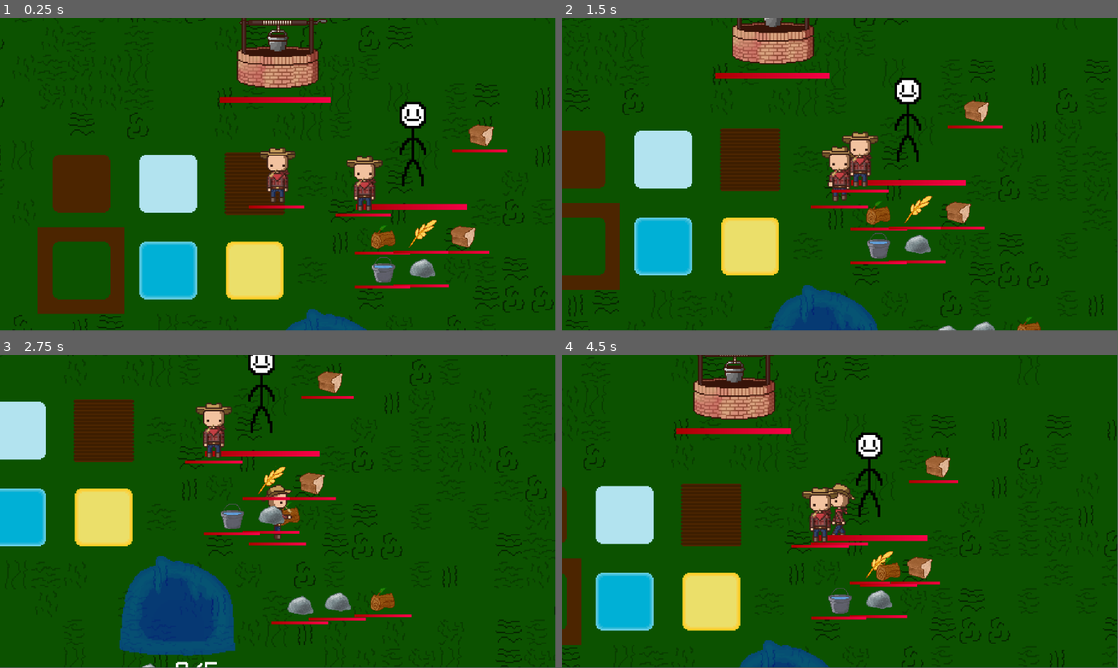
Above: before the commit, frames 1-4 (two rows, left to right).
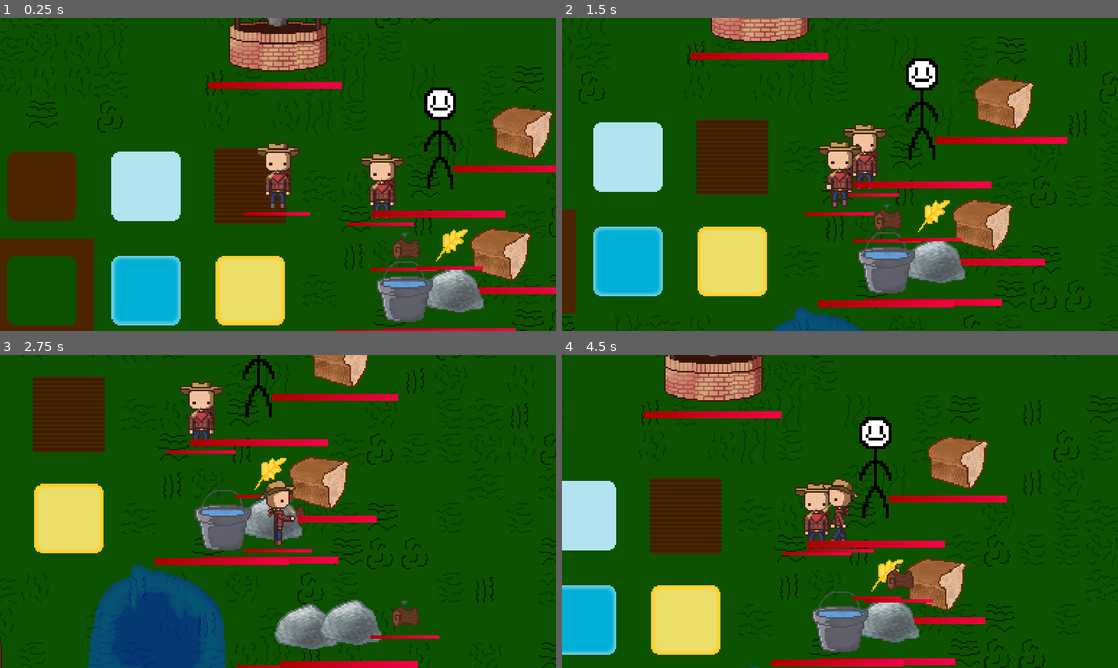
Above: after the commit, the same moments.

Repository: T3rryTim3/mhs-gamedev-02
Game: Godot game, scene res://scenes/Structure/main.tscn
The game is run twice, just before and just after one commit, with the same random seed, the same clock (stepped at 60 frames per second) and the same inputs.
Inputs:
- Up to frame 1 (0.25 s): no input
- Up to frame 2 (1.5 s): tap Enter (ui_accept) at 0.5, 0.77 s; hold D (move_right) 0.53-1.28 s; tap E at 0.6 s; hold S (move_down) from 1.28 s (still down); tap Q at 1.35 s
- Up to frame 3 (2.75 s): tap Enter (ui_accept) at 1.52 s; release S (move_down) at 2.03 s; hold D (move_right) from 2.03 s (still down); tap E at 2.1 s
- Up to frame 4 (4.5 s): release D (move_right) at 2.78 s; hold W (move_up) 2.78-3.53 s; tap Q at 2.85, 4.35 s; tap Enter (ui_accept) at 3.02, 3.77 s; hold A (move_left) from 3.53 s (still down); tap E at 3.6 s
In our replay, the window is 799x449 before the commit and 800x450 after it. These sizes can differ from the game's own. Grey fills any space a smaller window leaves; there, only what the larger window draws over its background counts as a difference.

The runs differ from the first frame. In frame 1, 33% of the frame differs, in the area x 0-100%, y 0-100%; in frame 2, 31%; in frame 3, 28%; in frame 4, 29%.

Commit message:
Item sprite changes

Diff:
--- a/projects/mhsdev-02/project.godot
+++ b/projects/mhsdev-02/project.godot
@@ -20,6 +20,14 @@
 
 StationData="*res://scripts/Singletons/station_data.gd"
 ItemData="*res://scripts/Singletons/item_data.gd"
+
+[display]
+
+window/stretch/mode="canvas_items"
+
+[global_group]
+
+station=""
 
 [input]
 
--- a/projects/mhsdev-02/scenes/Base/blueprint.tscn
+++ b/projects/mhsdev-02/scenes/Base/blueprint.tscn
@@ -18,6 +18,7 @@
 radius = 17.58
 
 [node name="Blueprint" type="Node2D"]
+z_index = -2
 script = ExtResource("1_kkihv")
 
 [node name="Sprite2D" type="Sprite2D" parent="."]
--- a/projects/mhsdev-02/scenes/Base/item.tscn
+++ b/projects/mhsdev-02/scenes/Base/item.tscn
@@ -7,6 +7,7 @@
 size = Vector2(48, 48)
 
 [node name="Item" type="CharacterBody2D" node_paths=PackedStringArray("sprite")]
+z_index = -1
 scale = Vector2(0.5, 0.5)
 collision_layer = 2
 collision_mask = 4
@@ -16,6 +17,7 @@
 health_bar_scale = 2.0
 
 [node name="Sprite2D" type="Sprite2D" parent="."]
+scale = Vector2(2, 2)
 texture = ExtResource("2_5utan")
 
 [node name="CollisionShape2D" type="CollisionShape2D" parent="."]
--- a/projects/mhsdev-02/scenes/Base/player.tscn
+++ b/projects/mhsdev-02/scenes/Base/player.tscn
@@ -290,4 +290,4 @@
 position = Vector2(-51, 1)
 
 [node name="Camera2D" type="Camera2D" parent="."]
-zoom = Vector2(2.5, 2.5)
+zoom = Vector2(3, 3)
--- a/projects/mhsdev-02/scenes/Stations/oven.tscn
+++ b/projects/mhsdev-02/scenes/Stations/oven.tscn
@@ -14,6 +14,7 @@
 [node name="Oven" type="CharacterBody2D" node_paths=PackedStringArray("sprite")]
 motion_mode = 1
 script = ExtResource("1_onh8p")
+station_data = 4
 progress_bar_texture = ExtResource("2_tqr35")
 sprite = NodePath("Sprite2D")
 move_influence = 0.01
--- /dev/null
+++ b/projects/mhsdev-02/scenes/Stations/strength_totem.tscn
@@ -0,0 +1,24 @@
+[gd_scene load_steps=4 format=3 uid="uid://fvsdt81wdmnb"]
+
+[ext_resource type="Script" path="res://scripts/strength_totem.gd" id="1_eby4e"]
+[ext_resource type="Texture2D" uid="uid://u7xq2b86pnte" path="res://images/stations/well.png" id="3_fv7pt"]
+
+[sub_resource type="RectangleShape2D" id="RectangleShape2D_astqw"]
+size = Vector2(66.5, 5)
+
+[node name="StrengthTotem" type="CharacterBody2D" node_paths=PackedStringArray("sprite")]
+motion_mode = 1
+script = ExtResource("1_eby4e")
+station_data = 5
+produce_time = 30.0
+sprite = NodePath("Sprite2D")
+
+[node name="Sprite2D" type="Sprite2D" parent="."]
+texture = ExtResource("3_fv7pt")
+
+[node name="CollisionShape2D" type="CollisionShape2D" parent="."]
+position = Vector2(0.75, 33.5)
+shape = SubResource("RectangleShape2D_astqw")
+
+[node name="DropPos" type="Node2D" parent="."]
+position = Vector2(38, 24)
--- a/projects/mhsdev-02/scenes/Testing/phystest.tscn
+++ b/projects/mhsdev-02/scenes/Testing/phystest.tscn
@@ -1,5 +1,6 @@
-[gd_scene load_steps=16 format=4 uid="uid://c1g832odaaalg"]
-
+[gd_scene load_steps=22 format=4 uid="uid://c1g832odaaalg"]
+
+[ext_resource type="Script" path="res://scripts/level.gd" id="1_mkj7t"]
 [ext_resource type="PackedScene" uid="uid://ch7yldb47xgpv" path="res://scenes/Base/item.tscn" id="1_ql2ok"]
 [ext_resource type="PackedScene" uid="uid://b1eciwiplogl6" path="res://scenes/Base/entity.tscn" id="2_p0ww8"]
 [ext_resource type="PackedScene" uid="uid://pysan0unkcxq" path="res://scenes/Base/collector.tscn" id="3_stxc0"]
@@ -13,6 +14,9 @@
 [ext_resource type="PackedScene" uid="uid://dr8hujnthfhc6" path="res://scenes/Stations/forest.tscn" id="11_kicql"]
 [ext_resource type="Texture2D" uid="uid://bqnqdfgmkb7vc" path="res://images/Tilesets/Tileset v1.png" id="12_lf2jf"]
 [ext_resource type="PackedScene" uid="uid://d0j0sjf62c3tn" path="res://scenes/Base/blueprint.tscn" id="13_n1juf"]
+[ext_resource type="PackedScene" uid="uid://fvsdt81wdmnb" path="res://scenes/Stations/strength_totem.tscn" id="15_0j7fl"]
+[ext_resource type="Texture2D" uid="uid://eakxcbropecy" path="res://images/items/wood.png" id="16_2fpxk"]
+[ext_resource type="Texture2D" uid="uid://cthdvmnjajh0s" path="res://images/Humanoid/Player/Front.png" id="17_h4i0y"]
 
 [sub_resource type="TileSetAtlasSource" id="TileSetAtlasSource_o60uk"]
 texture = ExtResource("12_lf2jf")
@@ -414,12 +418,21 @@
 tile_size = Vector2i(24, 24)
 sources/0 = SubResource("TileSetAtlasSource_o60uk")
 
-[node name="phystest" type="Node2D"]
-
-[node name="Player" parent="." instance=ExtResource("5_e3raw")]
+[sub_resource type="CompressedTexture2D" id="CompressedTexture2D_2v4q8"]
+load_path = "res://.godot/imported/wood.png-45699af6c9fef5150f3fa6b533746997.ctex"
+
+[sub_resource type="RectangleShape2D" id="RectangleShape2D_5cqmg"]
+size = Vector2(1633, 873)
+
+[node name="phystest" type="Node2D" node_paths=PackedStringArray("items", "stations", "player")]
+script = ExtResource("1_mkj7t")
+items = NodePath("Items")
+stations = NodePath("Stations")
+player = NodePath("Player")
+
+[node name="Player" parent="." node_paths=PackedStringArray("camera_limit") instance=ExtResource("5_e3raw")]
 position = Vector2(-113, 28)
-
-[node name="Camera2D" type="Camera2D" parent="."]
+camera_limit = NodePath("../CameraLimit")
 
 [node name="Stations" type="Node" parent="."]
 
@@ -436,9 +449,14 @@
 
 [node name="Oven2" parent="Stations" instance=ExtResource("5_viceh")]
 position = Vector2(-392, 241)
+station_data = 1
 
 [node name="Well" parent="Stations" instance=ExtResource("6_2arof")]
 position = Vector2(-390, 323)
+station_data = 2
+
+[node name="StrengthTotem" parent="Stations" groups=["station"] instance=ExtResource("15_0j7fl")]
+position = Vector2(-216, 233)
 
 [node name="Items" type="Node" parent="."]
 
@@ -484,6 +502,7 @@
 position = Vector2(334, 43)
 
 [node name="Humanoid" parent="Other" instance=ExtResource("4_chua8")]
+z_index = -1
 position = Vector2(-41, 35)
 
 [node name="Forest" parent="." instance=ExtResource("11_kicql")]
@@ -502,3 +521,26 @@
 [node name="Blueprint" parent="." instance=ExtResource("13_n1juf")]
 position = Vector2(-71, 177)
 target_station = 2
+
+[node name="Blueprint2" parent="." instance=ExtResource("13_n1juf")]
+position = Vector2(-72, 268)
+target_station = 3
+
+[node name="Wood" type="Sprite2D" parent="."]
+position = Vector2(807, 144)
+texture = SubResource("CompressedTexture2D_2v4q8")
+
+[node name="Front" type="Sprite2D" parent="."]
+z_index = -1
+position = Vector2(782, 155)
+texture = ExtResource("17_h4i0y")
+
+[node name="Wood2" type="Sprite2D" parent="."]
+position = Vector2(807, 165)
+texture = ExtResource("16_2fpxk")
+
+[node name="CameraLimit" type="CollisionShape2D" parent="."]
+visible = false
+position = Vector2(-191.5, 71.5)
+shape = SubResource("RectangleShape2D_5cqmg")
+debug_color = Color(0, 0.61, 0.61, 0.243137)
--- a/projects/mhsdev-02/scripts/Singletons/station_data.gd
+++ b/projects/mhsdev-02/scripts/Singletons/station_data.gd
@@ -6,6 +6,7 @@
 	QUARRY,
 	FOREST,
 	OVEN,
+	STRENGTH_TOTEM
 }
 
 func get_station_scene(station:Stations):
@@ -20,6 +21,8 @@
 			return "res://scenes/Stations/forest.tscn"
 		4: # Oven
 			return "res://scenes/Stations/oven.tscn"
+		5: # Strength totem
+			return "res://scenes/Stations/strength_totem.tscn"
 
 func get_station_texture(station:Stations):
 	match station:
@@ -32,6 +35,8 @@
 		3: # Forest
 			return "res://images/stations/forest.png"
 		4: # Oven
+			return "res://images/stations/well.png"
+		5: # Strength totem
 			return "res://images/stations/well.png"
 
 func get_station_cost(station:Stations):
@@ -58,8 +63,13 @@
 			}
 		4: # Oven
 			return {
-				ItemData.ItemTypes.ROCK: 3,
+				ItemData.ItemasTypes.ROCK: 3,
 				ItemData.ItemTypes.WOOD: 3
+			}
+		5: # Strength Totem
+			return {
+				ItemData.ItemasTypes.WHEAT: 1,
+				ItemData.ItemTypes.WOOD: 1
 			}
 		_: # Else
 			return {
--- a/projects/mhsdev-02/scripts/collector.gd
+++ b/projects/mhsdev-02/scripts/collector.gd
@@ -41,6 +41,12 @@
 
 ## Limit items picked up
 @export var limit_type:ItemData.ItemTypes
+
+## Toggle auto collect
+@export var auto_collect:bool = false
+
+## Auto collect cooldown
+@export var auto_collect_cooldown:float = 1.0
 
 ## Tracker used to identify / separate items
 var current_item_id:int = 0
--- /dev/null
+++ b/projects/mhsdev-02/scripts/level.gd
@@ -0,0 +1,28 @@
+extends Node2D
+class_name Level
+
+## Location to store items
+@export var items:Node
+
+## Location to store stations
+@export var stations:Node
+
+## Current player
+@export var player:Player
+
+func _ready():
+	stations.child_order_changed.connect(update_station_stats)
+
+func _get_station_count(type:StationData.Stations) -> int: ## Gets the number of 'type' stations
+	var count:int = 0
+	if not get_tree(): # Occurs if game is closing
+		return count
+	for child in get_tree().get_nodes_in_group("station"):
+		if child.station_data == type:
+			count += 1
+	return count
+
+func update_station_stats(): ## Updates variables dependent on stations
+	if player:
+		var strength = 1 + _get_station_count(StationData.Stations.STRENGTH_TOTEM)
+		player.update_collector_stack_lim(strength)
--- a/projects/mhsdev-02/scripts/player.gd
+++ b/projects/mhsdev-02/scripts/player.gd
@@ -3,6 +3,16 @@
 
 @onready var collector:Collector = $Collector
 @onready var collector_collider:CollisionShape2D = $Collector/PickupRange/CollisionShape2D
+
+## Area2D that the camera is restricted to
+@export var camera_limit:CollisionShape2D
+
+func _ready():
+	super()
+	$Camera2D.limit_bottom = camera_limit.global_position.y + camera_limit.shape.get_rect().size.y/2
+	$Camera2D.limit_top = camera_limit.global_position.y - camera_limit.shape.get_rect().size.y/2
+	$Camera2D.limit_left = camera_limit.global_position.x - camera_limit.shape.get_rect().size.x/2
+	$Camera2D.limit_right = camera_limit.global_position.x + camera_limit.shape.get_rect().size.x/2
 
 func _movement(delta) -> void:
 	super(delta)
@@ -19,10 +29,18 @@
 
 	collector.position = collector_pos_dir * (collector_collider.shape.get_rect().size.x/4)
 	collector.drop_pos_node.position = collector.position
+
+	# Account for animation bounce
+	collector.position.y += sprite.frame % 2
+	if velocity == Vector2.ZERO:
+		collector.position.y += 1
+
+
 	if collector_pos_dir.y <= 0:
 		collector.z_index = -2
 	else:
-		collector.z_index = 0
+		collector.z_index = 1
+		collector.position.y -= 8
 
 func _process(delta) -> void:
 	super(delta)
@@ -39,3 +57,6 @@
 					collector.drop_item()
 
 	holding_item = len(collector.current_resources) > 0
+
+func update_collector_stack_lim(limit:int):
+	collector.stack_limit = limit
--- /dev/null
+++ b/projects/mhsdev-02/scripts/strength_totem.gd
@@ -0,0 +1,2 @@
+extends Station
+class_name StrengthTotem
--- a/projects/mhsdev-02/station.gd
+++ b/projects/mhsdev-02/station.gd
@@ -43,6 +43,9 @@
 
 ## Force multi to dropped resources
 @export var fling_coef:float = 1
+
+## Can be refrenced for station counting in the level (Used for effect stations)
+var active:bool = true
 
 ## (Animation) Current stretch value
 var stretch_val:float = 0
@@ -112,6 +115,8 @@
 
 func _ready():
 
+	add_to_group("station")
+
 	if not progress_bar_texture:
 		progress_bar_texture = DEFAULT_PROGRESS_TEXTURE
 
Binary file changed: projects/mhsdev-02/images/items/wheat.png
Binary file changed: projects/mhsdev-02/images/items/wood.png
Binary file added: projects/mhsdev-02/scenes/Base/pixil-frame-1 (1).png
Not shown, changed: projects/mhsdev-02/scenes/Base/pixil-frame-1 (1).png.import
